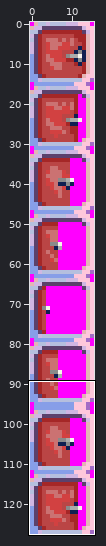
Two states of a sprite sheet, arm9/graphics/Exit02.png. The first picture is a wide view before the edit; the outline marks the close-up.
Close-up. Old version:
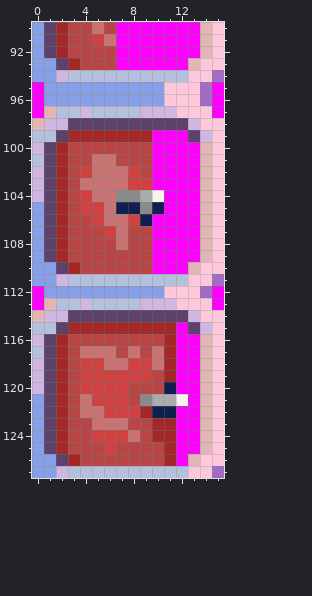
The file is 16x128 pixels. Shown: x 0..15, y 90..127.
And afterwards:
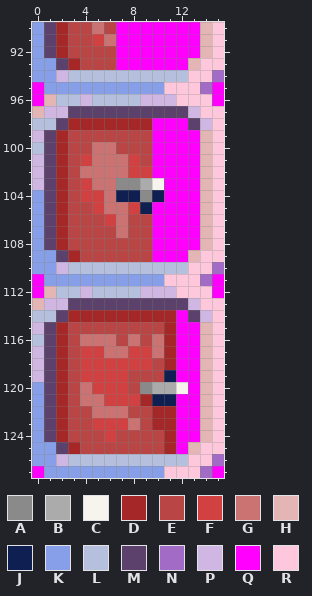
Palette (. is transparent): A #8a8a8a  B #ababab  C #f7f3ed  D #a52727  E #ba4545  F #d24141  G #cb7272  H #e3b5b5  J #101f51  K #879ee8  L #b5bfde  M #5b416c  N #a26cc6  P #d0b6e2  Q #ff00ff  R #fec7db
From old to new:
y 96: x 1..11 KKKKKKKKKKR -> HLLPLLLLPPP; x 14 N -> R
y 97: x 0..13 QHLLPLLLLPPPRR -> HPPMMMMMMMMMMP; x 15 Q -> R
y 98: x 0..14 HPPMMMMMMMMMMPR -> LLMDDDDDDDQQQMP
y 99: x 0..9 LLMDDDDDDD -> PMDEEEEEEE; x 13..14 MP -> QH
y 100: x 0 P -> L; x 5..6 EE -> GG
y 101: x 0 L -> P; x 4 E -> F; x 7..8 EE -> GF
y 102: x 4 F -> G; x 9 E -> F
y 103: x 4 G -> F; x 7..10 GFFQ -> AABC
y 104: x 0 P -> K; x 5 G -> F; x 7..10 AABC -> JJAJ
y 105: x 4 F -> E; x 7..10 JJAJ -> GFJQ
y 106: x 5..6 FG -> EF; x 8..9 FJ -> EE
y 107: x 6 F -> E
y 108: x 7 G -> E
y 109: x 1..3 MDE -> KMD; x 13..14 QH -> HR
y 110: x 2..13 MDEEEEEEQQQH -> PLLLLLLLLLLR; x 15 R -> N
y 111: x 0 K -> Q; x 2..12 PLLLLLLLLLL -> KKKKKKKKKRR; x 14..15 RN -> NQ
y 112: x 1..11 KKKKKKKKKKR -> HLLPLLLLPPP; x 14 N -> R
y 113: x 0..13 QHLLPLLLLPPPRR -> HPPMMMMMMMMMMP; x 15 Q -> R
y 114: x 0..14 HPPMMMMMMMMMMPR -> LLMDDDDDDDDDQMP
y 115: x 0..10 LLMDDDDDDDD -> PMDEEEEEEEE; x 13..14 MP -> QH
y 116: x 0 P -> L; x 4..6 EEE -> GGG; x 8 E -> G; x 10 E -> G
y 117: x 0 L -> P; x 4..5 GG -> FF; x 7..9 EGE -> GFF
y 118: x 6..7 GG -> FF; x 10 G -> E
y 119: x 8..9 FF -> EE; x 11 D -> J
y 120: x 0 P -> K; x 4 F -> G; x 9..12 EEJQ -> ABBC
y 121: x 5 F -> G; x 8..12 EABBC -> FDJJQ
y 122: x 4 G -> E; x 6..11 FFFDJJ -> GGEEDD
y 123: x 5..8 GGGE -> FFFG
y 124: x 5 F -> E; x 7..8 FG -> EE; x 10 D -> E
y 125: x 1..3 MDE -> KMD; x 6 F -> E; x 13..14 QH -> HR
y 126: x 2..13 MDEEEEEEEDQH -> PLLLLLLLLLLR; x 15 R -> N
y 127: x 0 K -> Q; x 2..12 PLLLLLLLLLL -> KKKKKKKKKRR; x 14..15 RN -> NQ
Boxes around the changes in both close-ups, in picture pixels (x1, y1, x2, y2):
changed: (32, 94, 224, 478)
